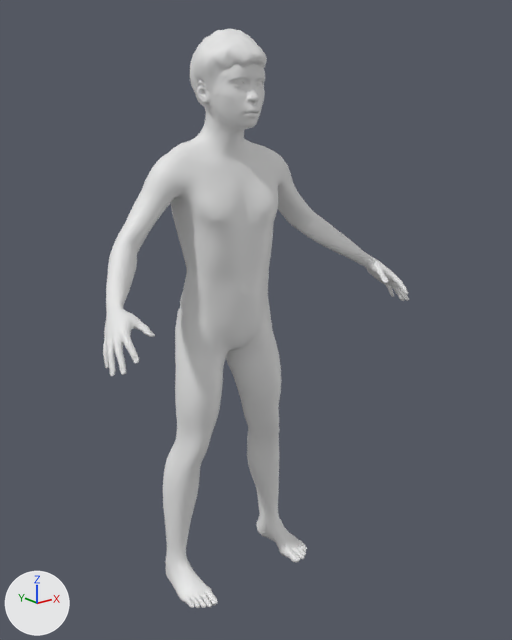
Renders of the glTF model game/assets/humans/human_male_young.glb from each side of a commit.
Before and after are seen from a 50 mm lens placed at (-1.039, -1.451, 1.282), pointed at (0.032, -0.112, 0.747). The axes (+X, +Y, +Z) are drawn at lower left. The lights are the same throughout. The older version comes first. Materials are left out; every surface is plain grey. Vertices at exactly the same position are counted once.

In view in the first picture: 'Body'.
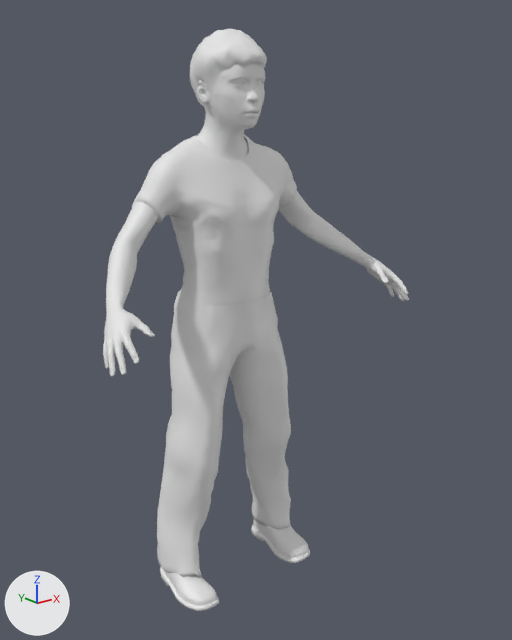
Patch to the scene script:
```diff
--- a/game/assets/humans/human_male_young.glb.py
+++ b/game/assets/humans/human_male_young.glb.py
@@ me_mesh_0 @@
 # used by ob_body; location = (0.0, 0.0, 0.0)
-me_mesh_0.from_pydata(...)  # 15355 vertices, 30464 faces; spans x -0.443..0.443, y -0.289..0.08, z 0.002..1.43
+me_mesh_0.from_pydata(...)  # 19745 vertices, 38934 faces; spans x -0.443..0.443, y -0.289..0.09, z -0.001..1.43
+# me_mesh_0 part 1: a new loose piece of 1357 vertices spanning x -0.215..0.211, y -0.127..0.09, z 0.05..0.813
+# me_mesh_0 part 2: a new loose piece of 1311 vertices spanning x -0.235..0.232, y -0.13..0.081, z 0.751..1.197
+# me_mesh_0 part 3: a new loose piece of 717 vertices spanning x 0.122..0.214, y -0.171..0.045, z -0.001..0.092
+# me_mesh_0 part 4: a new loose piece of 717 vertices spanning x -0.214..-0.122, y -0.171..0.045, z -0.001..0.092
+# other edits to the shape of me_mesh_0 do not show in these pictures
```

What differs and where, as boxes [x1, y1, x2, y2] in the pictures (512 x 640 px):
'Body', reshaped
    before: [103, 29, 409, 608]
    after: [103, 29, 409, 611]
part 1 of me_mesh_0, added
    after: [157, 290, 291, 577]
part 2 of me_mesh_0, added
    after: [132, 135, 297, 320]
part 3 of me_mesh_0, added
    after: [251, 520, 310, 563]
part 4 of me_mesh_0, added
    after: [160, 567, 219, 611]
